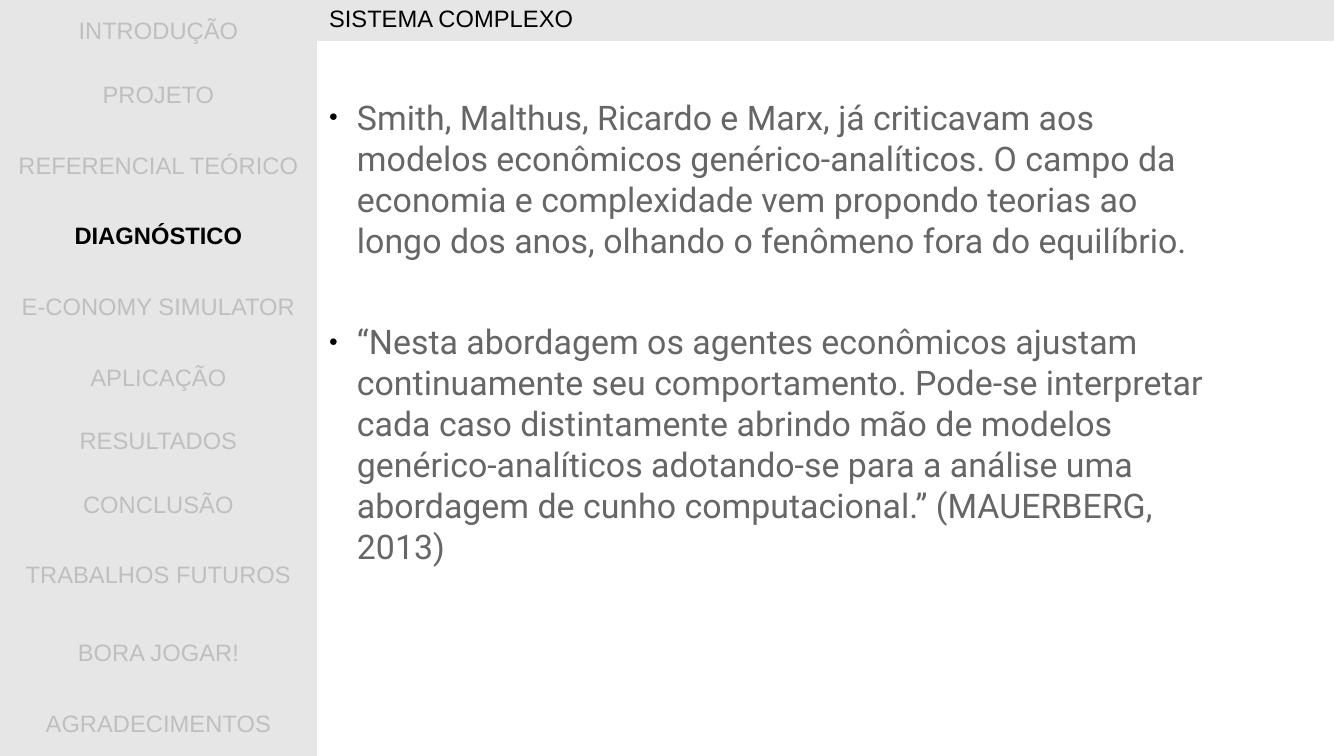
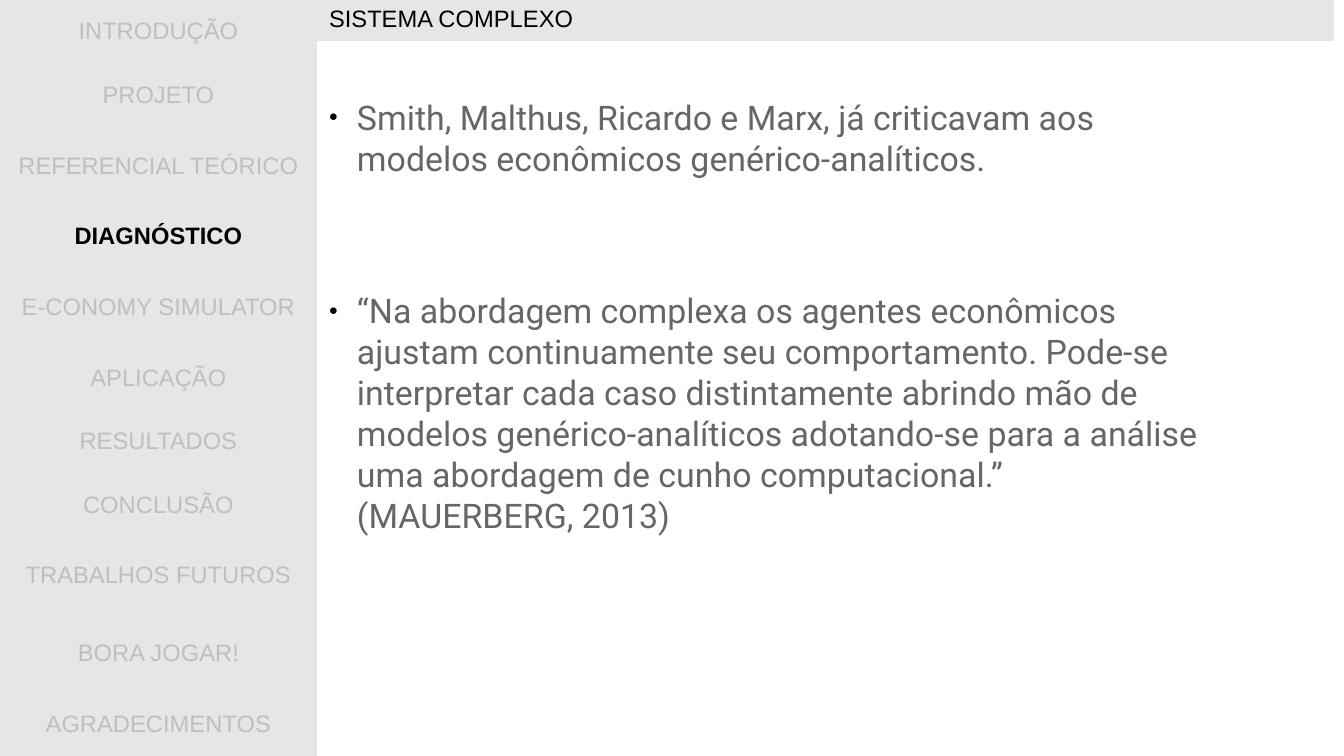
Before and after one commit to gwathsule/e-conomy-simulator, a slide deck: slide 10 of documentacao/apresentacao_tcc.ppt. Drawn at 1344x756 pixels with LibreOffice and Linux fonts; fonts in the diff are those of the drawing; background and template pictures are left out. Boxes give left, top, right and bottom in pixels: in the first picture for what was removed or moved away, otherwise in the second. Text is boxed around its words. In the diff, an @@ line names an element or a change of style, - is before the commit and + after.

```diff
--- a/documentacao/apresentacao_tcc.ppt
+++ b/documentacao/apresentacao_tcc.ppt
@@ text at (x1=357, y1=104, x2=1198, y2=536): text changed @@
-● Smith, Malthus, Ricardo e Marx, já criticavam aos modelos econômicos genérico-analíticos. O campo da economia e complexidade vem propondo teorias ao longo dos anos, olhando o fenômeno fora do equilíbrio.
-● “Nesta abordagem os agentes econômicos ajustam continuamente seu comportamento. Pode-se interpretar cada caso distintamente abrindo mão de modelos genérico-analíticos adotando-se para a análise uma abordagem de cunho computacional.” (MAUERBERG, 2013)
+● Smith, Malthus, Ricardo e Marx, já criticavam aos modelos econômicos genérico-analíticos.
+● “Na abordagem complexa os agentes econômicos ajustam continuamente seu comportamento. Pode-se interpretar cada caso distintamente abrindo mão de modelos genérico-analíticos adotando-se para a análise uma abordagem de cunho computacional.” (MAUERBERG, 2013)
```
Also in this commit, not shown: 3 other slides changed.
